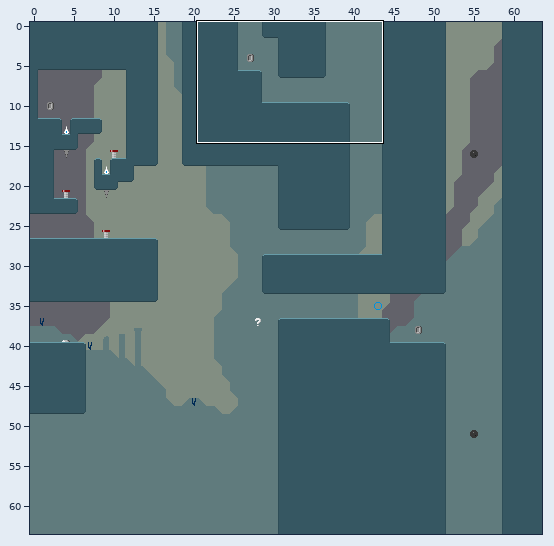
Two states of a Tiled map (JSON), tiled/maps/4-3.json. Above, an overview of the earlier version with the close-up marked.
Close-up. Earlier state:
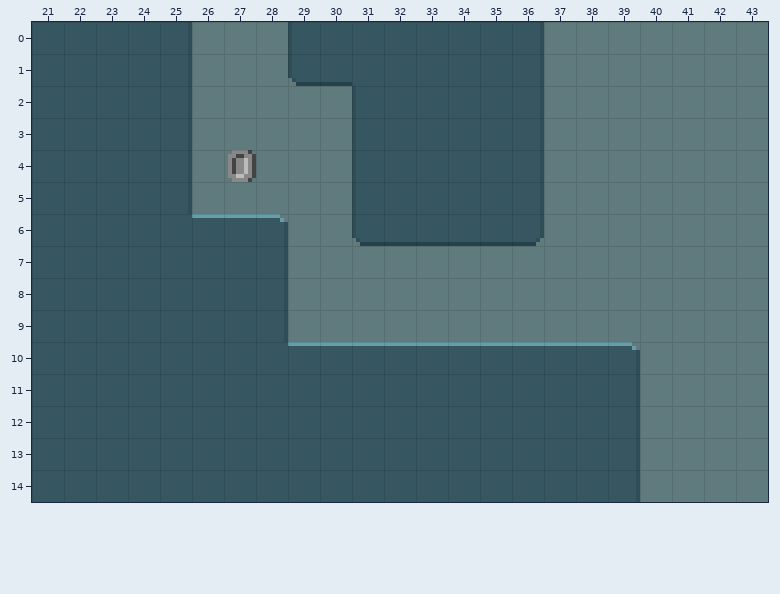
Cells are 8x8 px. Shown: x 21..43, y 0..14.
After:
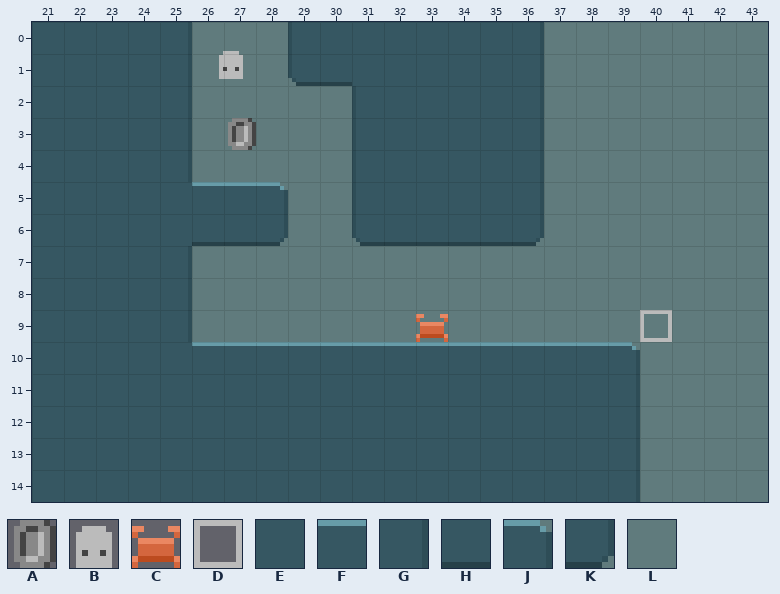
Key: from "objects": A 0, B 1, C 20, D 21; from "tileset": E 0, F 3, G 9, H 11, J 17, K 25, L 32.
_ is an empty cell, . an unchanged one.
Objects are placed by their top-left corner, in cells (3,4 is the top-left corner of cell 3,4); size is 1x1 cell unless given.
Edits made:
--- layer "main"
@@ x 26..28 @@
- 5 LLL
- 6 FFJ
- 7 EEG
- 8 EEG
- 9 EEG
-10 EEE
+ 5 FFJ
+ 6 HHK
+ 7 LLL
+ 8 LLL
+ 9 LLL
+10 FFF
--- layer "objects"
-A at 27,4
+A at 27,3
+B at 26.7,0.8
+C at 33,9
+D at 40,9
